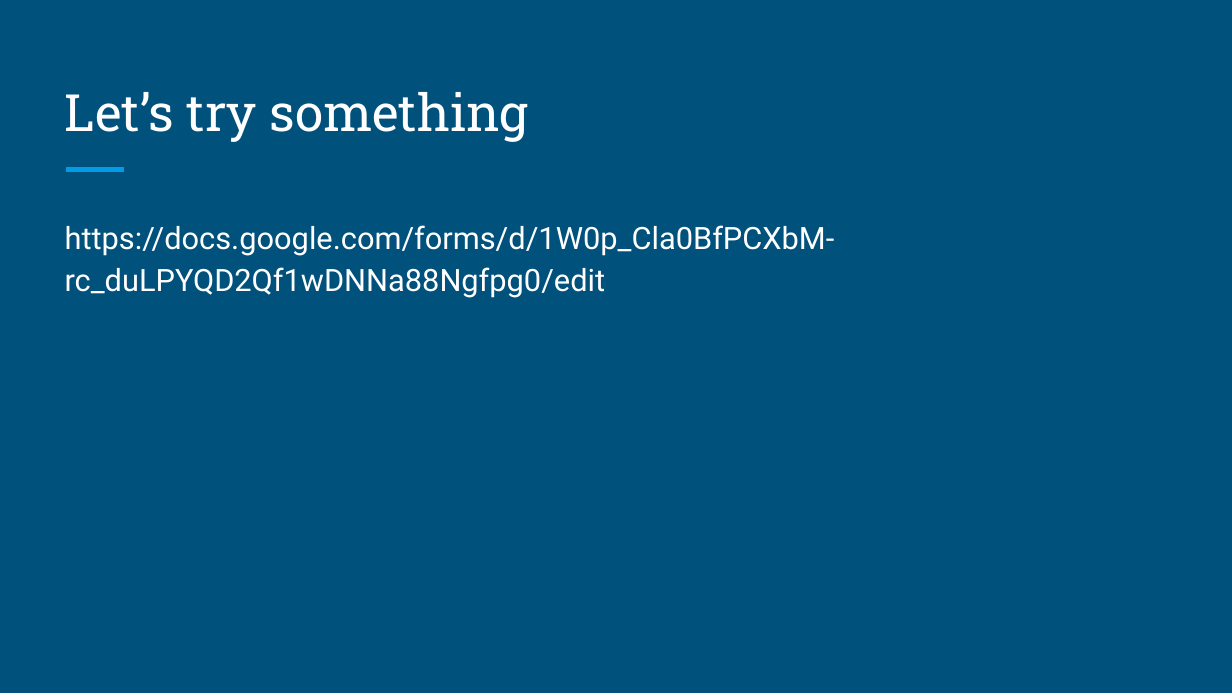
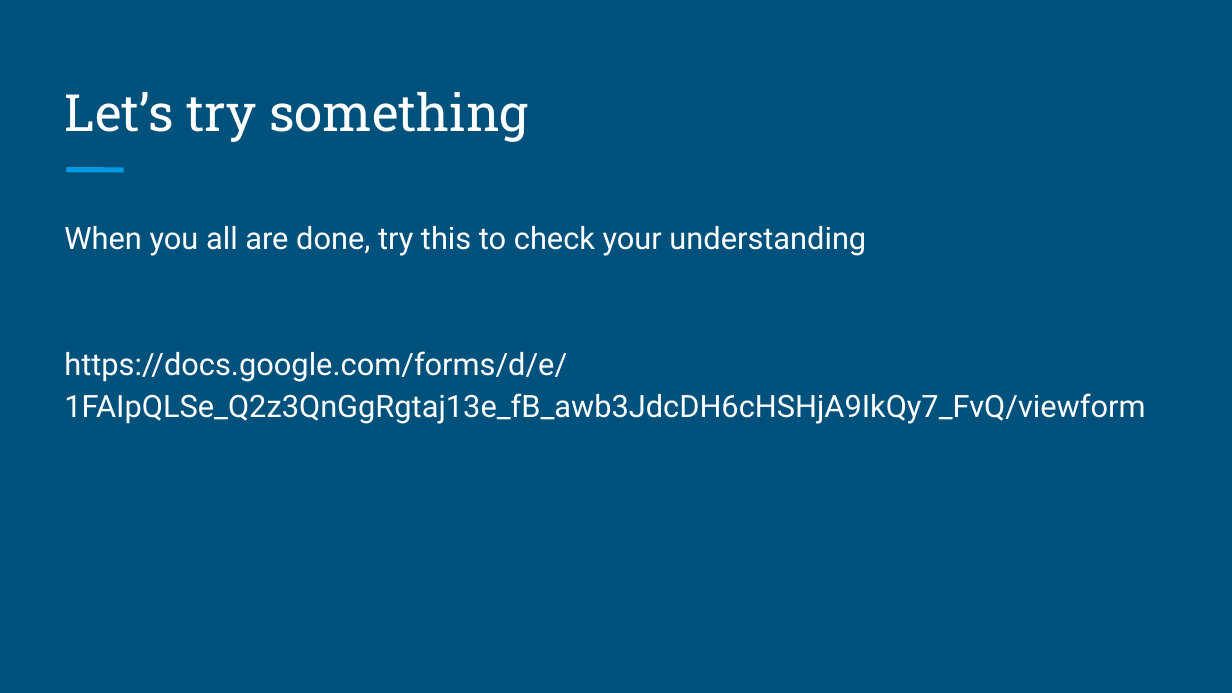
Before and after one commit to brandonyph/APB-Workshop-DataAnalyticsEssentials, a slide deck: slide 11 of Week5-Exploratory-Data-Analysis-and-Data-Vizsualization/Week 5-Exploratory Data Analysis and Data Vizsualization.pptx. Drawn at 1232x693 pixels with LibreOffice and Linux fonts; fonts in the diff are those of the drawing. Boxes give left, top, right and bottom in pixels: in the first picture for what was removed or moved away, otherwise in the second. Text is boxed around its words. In the diff, an @@ line names an element or a change of style, - is before the commit and + after.

```diff
--- a/Week5-Exploratory-Data-Analysis-and-Data-Vizsualization/Week 5-Exploratory Data Analysis and Data Vizsualization.pptx
+++ b/Week5-Exploratory-Data-Analysis-and-Data-Vizsualization/Week 5-Exploratory Data Analysis and Data Vizsualization.pptx
@@ text at (64,226,1145,424): text changed @@
-https://docs.google.com/forms/d/1W0p_Cla0BfPCXbM-rc_duLPYQD2Qf1wDNNa88Ngfpg0/edit
+When you all are done, try this to check your understanding
+https://docs.google.com/forms/d/e/1FAIpQLSe_Q2z3QnGgRgtaj13e_fB_awb3JdcDH6cHSHjA9IkQy7_FvQ/viewform
```
Also in this commit, not shown: 9 other slides changed, 1 slide added, 1 slide removed, 9 other files.
